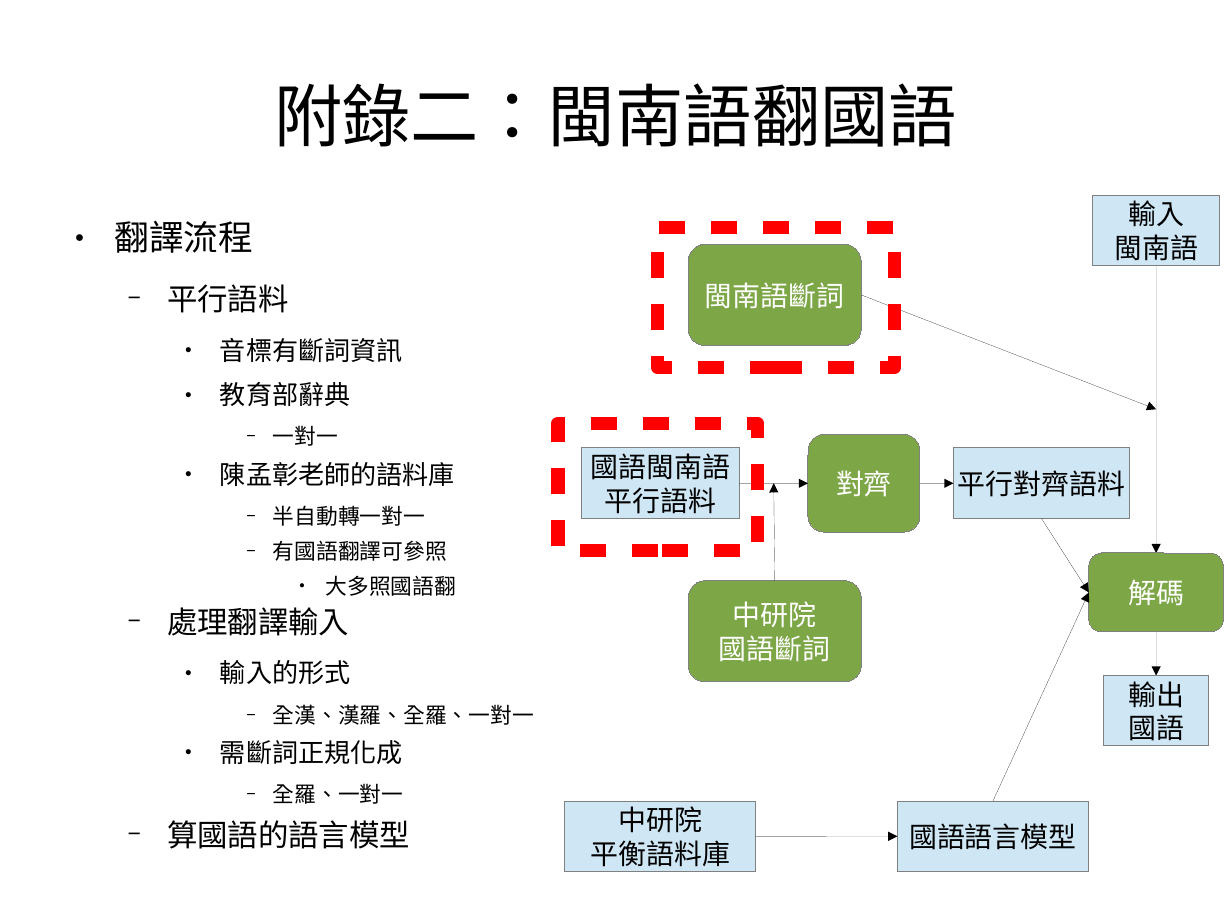
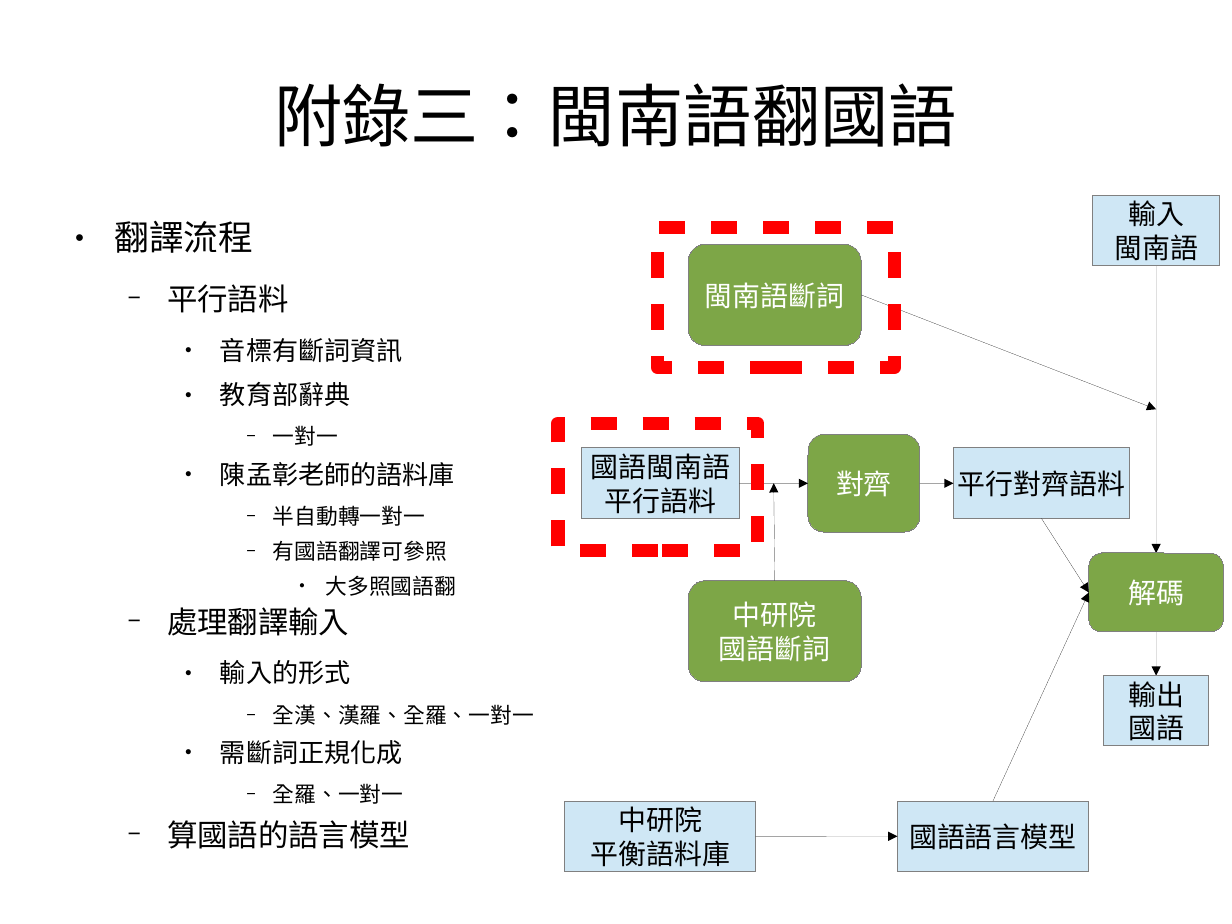
Before and after one commit to sih4sing5hong5/po3-ko3_tau5-iann2-phinn3, a slide deck: slide 38 of 翻譯報告.odp (slide 36 before the commit). Drawn at 1232x924 pixels with LibreOffice and Linux fonts; fonts in the diff are those of the drawing. Boxes give left, top, right and bottom in pixels: in the first picture for what was removed or moved away, otherwise in the second. Text is boxed around its words. In the diff, an @@ line names an element or a change of style, - is before the commit and + after.

Commit message:
加第四節佮附錄二 丞宏

```diff
--- a/翻譯報告.odp
+++ b/翻譯報告.odp
@@ title at [274, 83, 957, 147]: text changed @@
-附錄二：閩南語翻國語
+附錄三：閩南語翻國語
```
Also in this commit, not shown: 2 slides added.
